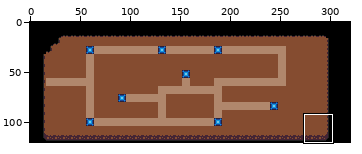
One commit to this sprite sheet: res/backgrounds/gbc/overworld.png. The first picture is a wide view before the edit; the outline marks the close-up.
Close-up. Old version:
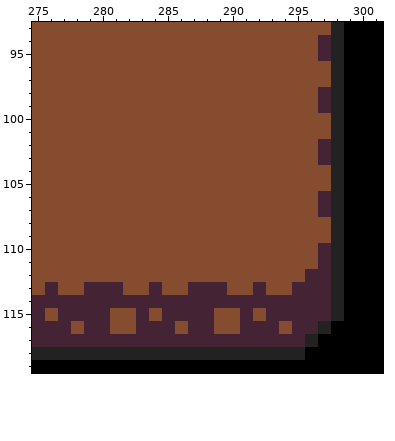
The file is 320x120 pixels. Colours within 5 levels of each other are drawn and written as one. Shown: x 275..301, y 93..119. The commit also changed other parts of the picture, which this record leaves out.
And afterwards:
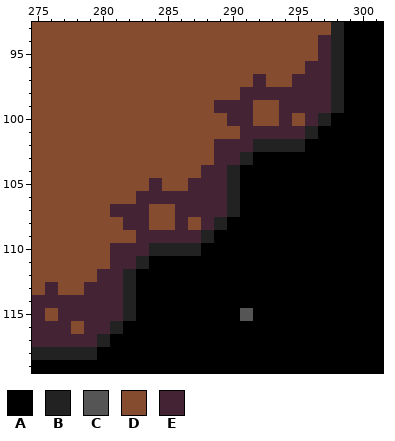
Palette (. is transparent): A #000000  B #222222  C #555555  D #854c30  E #442434
The exact change:
@@ x 275..301 @@
  95 DDDDDDDDDDDDDDDDDDDDDDEBAAA
- 96 DDDDDDDDDDDDDDDDDDDDDDDBAAA
- 97 DDDDDDDDDDDDDDDDDDDDDDDBAAA
- 98 DDDDDDDDDDDDDDDDDDDDDDEBAAA
- 99 DDDDDDDDDDDDDDDDDDDDDDEBAAA
-100 DDDDDDDDDDDDDDDDDDDDDDDBAAA
-101 DDDDDDDDDDDDDDDDDDDDDDDBAAA
-102 DDDDDDDDDDDDDDDDDDDDDDEBAAA
-103 DDDDDDDDDDDDDDDDDDDDDDEBAAA
-104 DDDDDDDDDDDDDDDDDDDDDDDBAAA
-105 DDDDDDDDDDDDDDDDDDDDDDDBAAA
-106 DDDDDDDDDDDDDDDDDDDDDDEBAAA
-107 DDDDDDDDDDDDDDDDDDDDDDEBAAA
-108 DDDDDDDDDDDDDDDDDDDDDDDBAAA
-109 DDDDDDDDDDDDDDDDDDDDDDDBAAA
-110 DDDDDDDDDDDDDDDDDDDDDDEBAAA
-111 DDDDDDDDDDDDDDDDDDDDDDEBAAA
-112 DDDDDDDDDDDDDDDDDDDDDEEBAAA
-113 DEDDEEEDDEDDEEEDDEDDEEEBAAA
-114 EEEEEEEEEEEEEEEEEEEEEEEBAAA
-115 EDEEEEDDEDEEEEDDEDEEEEEBAAA
-116 EEEDEEDDEEEDEEDDEEEDEEBAAAA
-117 EEEEEEEEEEEEEEEEEEEEEBAAAAA
-118 BBBBBBBBBBBBBBBBBBBBBAAAAAA
+ 96 DDDDDDDDDDDDDDDDDDDDDEEBAAA
+ 97 DDDDDDDDDDDDDDDDDEDDEEEBAAA
+ 98 DDDDDDDDDDDDDDDDEEEEEEEBAAA
+ 99 DDDDDDDDDDDDDDEEEDDEEEEBAAA
+100 DDDDDDDDDDDDDDDEEDDEDEBAAAA
+101 DDDDDDDDDDDDDDDDEEEEEBAAAAA
+102 DDDDDDDDDDDDDDEEEBBBBAAAAAA
+103 DDDDDDDDDDDDDDEEBAAAAAAAAAA
+104 DDDDDDDDDDDDDEEBAAAAAAAAAAA
+105 DDDDDDDDDEDDEEEBAAAAAAAAAAA
+106 DDDDDDDDEEEEEEEBAAAAAAAAAAA
+107 DDDDDDEEEDDEEEEBAAAAAAAAAAA
+108 DDDDDDDEEDDEDEBAAAAAAAAAAAA
+109 DDDDDDDDEEEEEBAAAAAAAAAAAAA
+110 DDDDDDEEEBBBBAAAAAAAAAAAAAA
+111 DDDDDDEEBAAAAAAAAAAAAAAAAAA
+112 DDDDDEEBAAAAAAAAAAAAAAAAAAA
+113 DEDDEEEBAAAAAAAAAAAAAAAAAAA
+114 EEEEEEEBAAAAAAAAAAAAAAAAAAA
+115 EDEEEEEBAAAAAAAACAAAAAAAAAA
+116 EEEDEEBAAAAAAAAAAAAAAAAAAAA
+117 EEEEEBAAAAAAAAAAAAAAAAAAAAA
+118 BBBBBAAAAAAAAAAAAAAAAAAAAAA
 119 AAAAAAAAAAAAAAAAAAAAAAAAAAA
Pixel boxes of the changes (left, top, right, bottom) in both close-ups:
changed: (97, 61, 344, 360)
